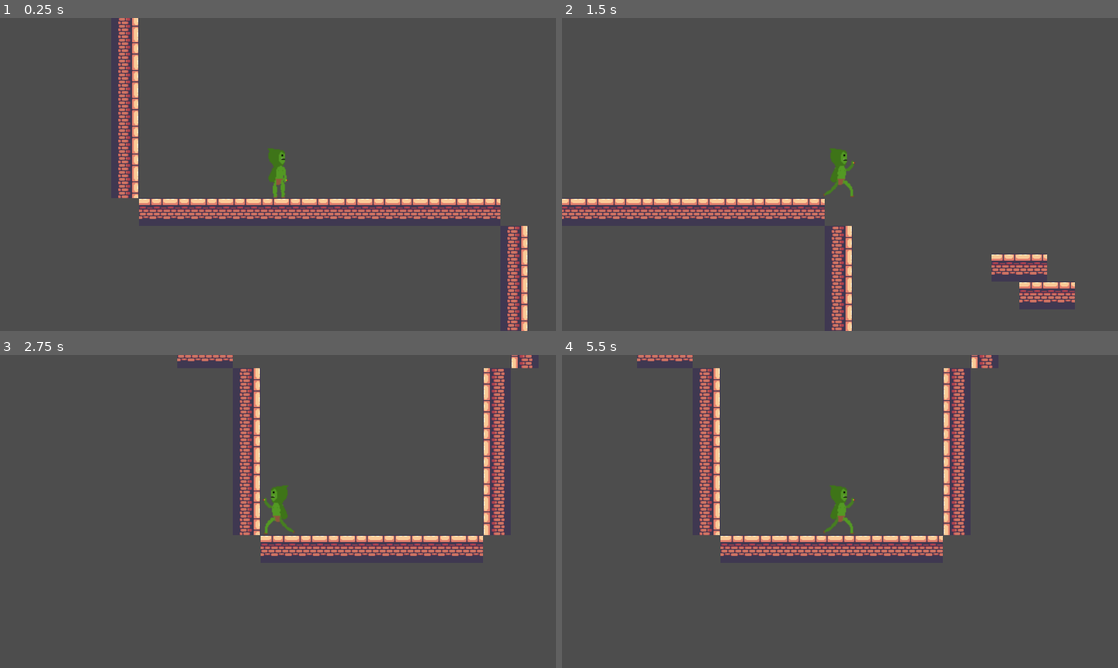
Above: before the commit, frames 1-4 (two rows, left to right).
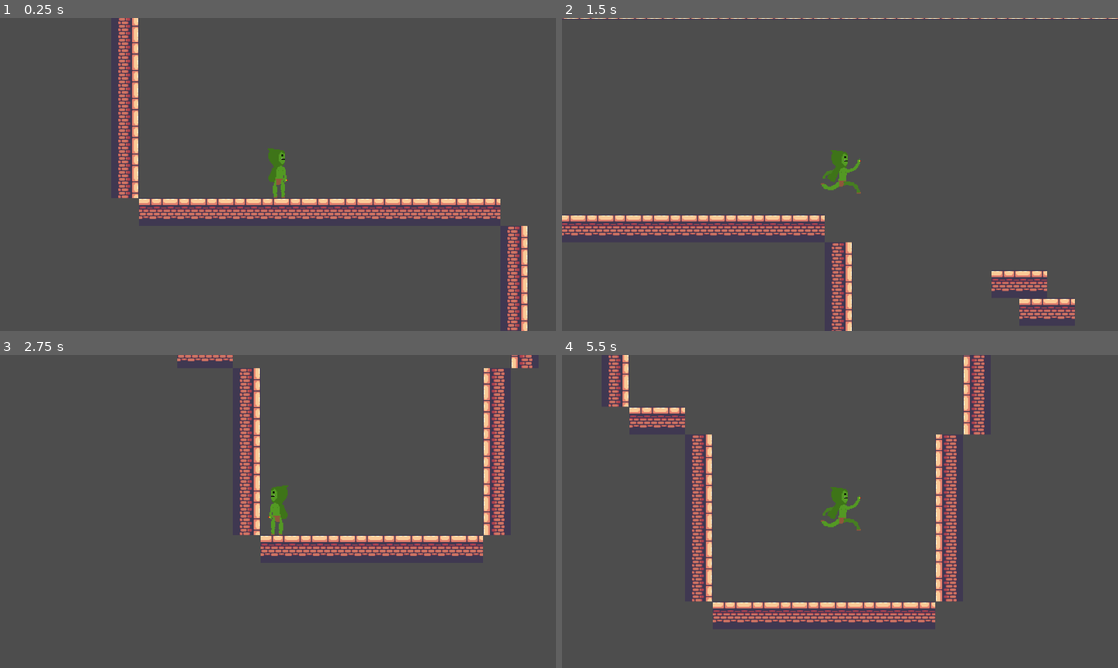
Above: after the commit, the same moments.

Repository: ryschneider/Grapple-Goblin
Game: Godot game, scene res://objects/Level1.tscn
Two runs of this game, one before a commit and one after it. Both use one fixed random seed, a clock stepped at 60 frames per second and the inputs below.
Inputs (mouse positions are in pixels of both pictures, inside the frame that each line leads up to):
- Up to frame 1 (0.25 s): no input
- Up to frame 2 (1.5 s): tap Enter at 0.5 s; move the mouse to (962, 158) at 0.52 s; hold D (move_right) from 0.53 s (still down); tap Space (jump) at 0.6, 0.77, 1.07 s; move the mouse to (728, 190) at 1.27 s; click (728, 190) at 1.35 s
- Up to frame 3 (2.75 s): tap Space (jump) at 1.52, 1.55, 1.82, 2.1 s; move the mouse to (333, 442) at 2.02 s; release D (move_right) at 2.03 s; hold A (move_left) from 2.03 s (still down)
- Up to frame 4 (5.5 s): move the mouse to (812, 574) at 2.77 s; release A (move_left) at 2.78 s; hold D (move_right) 2.78-4.28 s; click (812, 574) at 2.85 s; tap Space (jump) at 3.02, 3.05, 3.32, 3.6, 3.77, 4.07, 4.52, 4.55, 4.82, 5.1 s; move the mouse to (1006, 558) at 3.52 s; move the mouse to (673, 464) at 4.27 s; hold A (move_left) 4.28-5.03 s; click (673, 464) at 4.35 s; move the mouse to (867, 511) at 5.02 s; hold D (move_right) from 5.03 s (still down)

The runs differ from the first frame. In frame 1, less than 0.1% of the frame differs, in the area x 50-52%, y 43-58%; in frame 2, 7.0%; in frame 3, 0.2%; in frame 4, 11%, in the area x 8-78%, y 0-86%.

Commit message:
crouch jump

Diff:
--- a/objects/Player.tscn
+++ b/objects/Player.tscn
@@ -70,10 +70,11 @@
 shape = SubResource("RectangleShape2D_cy1of")
 
 [node name="AnimatedSprite2D" type="AnimatedSprite2D" parent="Player"]
+texture_filter = 1
 sprite_frames = SubResource("SpriteFrames_18tvg")
 animation = &"Jump"
 autoplay = "Jump"
-frame_progress = 0.167443
+frame_progress = 0.630887
 
 [node name="Camera2D" type="Camera2D" parent="Player"]
 zoom = Vector2(2, 2)
--- a/scripts/Player.gd
+++ b/scripts/Player.gd
@@ -18,7 +18,7 @@
 
 @onready var Hook = get_node("../Hook")
 
-const CROUCH_FRAMES = 2
+const CROUCH_FRAMES = 6
 var crouchFrame = 0
 var jumping = false
 func _physics_process(delta):
@@ -41,27 +41,6 @@
 			Hook.destroy()
 
 	var direction = Input.get_axis("move_left", "move_right")
-
-	print(jumping)
-	print(crouchFrame)
-	print()
-
-	# animation stuff
-	if jumping:
-		$AnimatedSprite2D.play("Jump")
-		if crouchFrame == CROUCH_FRAMES:
-			momentumVel.y += FLOOR_JUMP
-			jumping = false
-		else:
-			$AnimatedSprite2D.frame = 0
-			crouchFrame += 1
-
-	if not is_on_floor():
-		$AnimatedSprite2D.play("Jump")
-	elif direction != 0:
-		$AnimatedSprite2D.play("Run")
-	else:
-		$AnimatedSprite2D.play("Idle")
 
 #	if direction != 0:
 #		if is_on_floor() and (not Input.is_action_just_pressed("jump")):
@@ -113,23 +92,39 @@
 		moveVel.y = 0
 		momentumVel.y = 0
 
+	# animation stuff
+	if jumping:
+		$AnimatedSprite2D.play("Jump")
+		if crouchFrame >= CROUCH_FRAMES:
+			momentumVel.y += FLOOR_JUMP
+			$AnimatedSprite2D.frame = 1
+			jumping = false
+		else:
+			$AnimatedSprite2D.frame = 0
+			crouchFrame += 1
+	else:
+		if not is_on_floor():
+			$AnimatedSprite2D.play("Jump")
+		elif direction != 0:
+			$AnimatedSprite2D.play("Run")
+		else:
+			$AnimatedSprite2D.play("Idle")
+
+	# combine velocities
 	var moveDir = moveVel.normalized()
 	var momentumDir = momentumVel.normalized()
 
 	velocity = moveVel + momentumVel
 	move_and_slide()
 
+	# seperate velocities
+	if moveVel.length() > velocity.length():
+		moveVel *= velocity.length() / moveVel.length()
+#	moveVel = moveDir * min(TOP_SPEED, velocity.dot(moveDir))
+	momentumDir = velocity - moveVel
+
 	# flips sprite
 	if velocity.x < 0:
 		$AnimatedSprite2D.flip_h = true
 	elif velocity.x > 0:
 		$AnimatedSprite2D.flip_h = false
-
-	if moveVel.length() > velocity.length():
-		moveVel *= velocity.length() / moveVel.length()
-#	moveVel = moveDir * min(TOP_SPEED, velocity.dot(moveDir))
-	momentumDir = velocity - moveVel
-
-#	print(moveVel)
-#	print(momentumDir)
-#	print()
